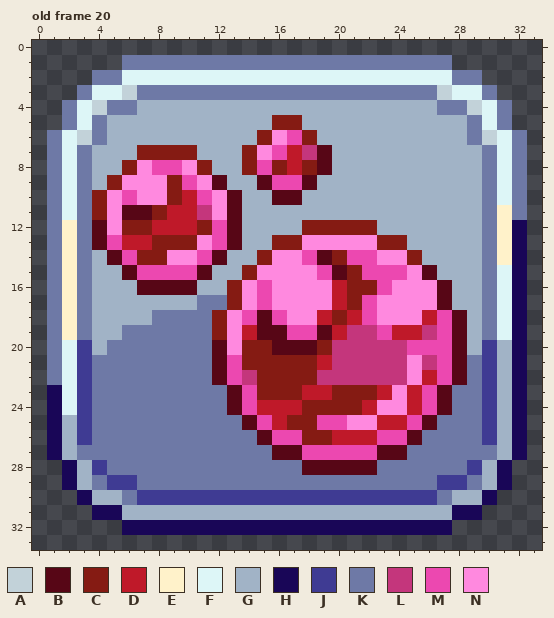
Pixel-art file, stored at Assets/Sprites/UI/UI Icons.aseprite. Above is the file before it was changed.
34x34 pixels, 22 frames. Colours within 5 levels of each other are drawn and written as one. Shown: old frame 20. The commit also changed other frames, which this record leaves out.
Palette (. is transparent): A #c2d2d9  B #570616  C #851b13  D #bf1929  E #fff2ca  F #ddf6f7  G #a1b3c6  H #190657  J #3f3b93  K #6e79a6  L #c4367c  M #ec48b0  N #ff89df
Pixels before, old frame 20, first column x 1:
 1 .....KKKKKKKKKKKKKKKKKKKKKK.....
 2 ...KKFFFFFFFFFFFFFFFFFFFFFFKK...
 3 ..KFFAKKKKKKKKKKKKKKKKKKKKAFFK..
 4 .KFAKKGGGGGGGGGGGGGGGGGGGGKKAFK.
 5 .KFKGGGGGGGGGGGCCGGGGGGGGGGGKFK.
 6 KFAKGGGGGGGGGGCNMCGGGGGGGGGGKAFK
 7 KFKGGGCCCCGGGCNMDLBGGGGGGGGGGKFK
 8 KFKGGCNMMNCGGCMCDCBGGGGGGGGGGKFK
 9 KFKGCNNNCMNBGGBMMBGGGGGGGGGGGKFK
10 KFKCNMNNCDMNBGGBBGGGGGGGGGGGGKFK
11 KFKCNBBCDDLNBGGGGGGGGGGGGGGGGKEK
12 KEKBNCCDDDCMBGGGGCCCCCGGGGGGGKEH
13 KEKBMDDCCCNMBGGCCNNNNNCCGGGGGKEH
14 KEKGBMCCNNMBGGCNNMBCMMNNCGGGGKEH
15 KEKGGBMMMMBGGCNNNNMBCMMMNBGGGKFH
16 KEKGGGBBBBGGCNMNNNNDCCMNNNBGGKFH
17 KEKGGGGGGGKKCNMNNNNDCMNNNNBGGKFH
18 KEKGGGGKKKKCNMBMNNDCDMNNNDMBGKFH
19 KEKGGKKKKKKCNDBBMMBDLLMDDLMBGKFH
20 KFJGKKKKKKKBNCCBBBCLLLLLMMMBGJGH
21 KFJKKKKKKKKBMCCCCCDLLLLLNLMBKJGH
22 KFJKKKKKKKKBMLCCCCLLLLLLNDMBKJGH
23 HFJKKKKKKKKKBMCCCDDCCCDNDMBKKJGH
24 HFJKKKKKKKKKBMDDDCCCCDNNDMBKKJGH
25 HGJKKKKKKKKKKBMDCCMMNNDDMBKKKJGH
26 HGJKKKKKKKKKKKBMMCCDDDMMBKKKKJGH
27 HGKKKKKKKKKKKKKBBMMMMMBBKKKKKKGH
28 .HGJKKKKKKKKKKKKKBBBBBKKKKKKJGH.
29 .HGKJJKKKKKKKKKKKKKKKKKKKKJJKGH.
30 ..HGGKJJJJJJJJJJJJJJJJJJJJKGGH..
31 ...HHGGGGGGGGGGGGGGGGGGGGGGHH...
32 .....HHHHHHHHHHHHHHHHHHHHHH.....
And afterwards:
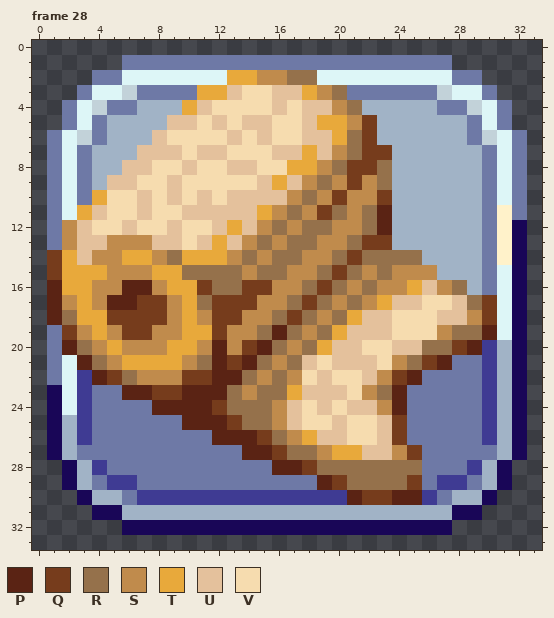
Colours new in this view: P #5a2314  Q #763c1c  R #95714b  S #c08b4c  T #e8a93b  U #e4c19c  V #f6dcaf
A new or re-ordered frame is compared with the old frame closest to it.
What changed:
frames 22 -> 51
layer "Layer 2" added
Changed rows in their new state; - is an unchanged pixel.
Frame 28 is new; against old frame 20, layer "Layer 1":
first column x 1:
 2 ------------TTSSRR------------
 3 ----------TTUVVUUTSR----------
 4 ---------TUVVVVUVUUSR---------
 5 --------UUVUVUUVVUTTSQ--------
 6 -------UVVVVUVUVVUUTRQ--------
 7 ------UUUVUUVVVUUTUSRQQ-------
 8 -----UUVVUVVUUVVTTSRQQR-------
 9 ----UUVVUVVVVVUTUSRSQSR-------
10 ---TVVUVUVUVUUUUSRSQSSQ-------
11 --TUVVUVVUUUUUTSRSQRSRP-------
12 -SUVVUVVUVVUTUSRSRRSSRP-------
13 -SUUSSSUUVUTUSRSRRSSRQQG------
14 QTUSSTTSRTTTSRSRRSSRQRRRR-----
15 QTTTSSSTTRRRRSRRSSRQRSRSSS----
16 PTTSSPPSTTQRRQQSSRQRSRSSTUSR--
17 PSTSPPQQSTRQQQSSRQRSRSTUUVVURQ
18 PRTTQQQQSTSQQSSRQRSRTUUVVVUUSQ
19 -QSTSQQSSTTQSSRPRSRTUUUVVVSRRP
20 -PRSTSSSTTSPSQPRSRTUUVVUURRQP-
21 --PRSTTTTSRPQPRSRUVUUUVSRQPK--
22 ---PQRSSSQQPPRSRSVUVVUSQPKKK--
23 -----PPQQPPPRSRRTUUUVSRPKKK---
24 -------PPPPQRRRSUVUVUUSPKKK---
25 ---------PPPQRRSUVVUVVUQKK----
26 -----------PPPQRSTUUVVUQK-----
27 -------------PPQRRSTTUUSQ-----
28 ---------------PPQRRRRRRR-----
29 ------------------PQRRRRQ-----
30 --------------------PQQPP-----
Pixel boxes of the changes (left, top, right, bottom) in both pictures:
changed: (47, 70, 497, 505)
